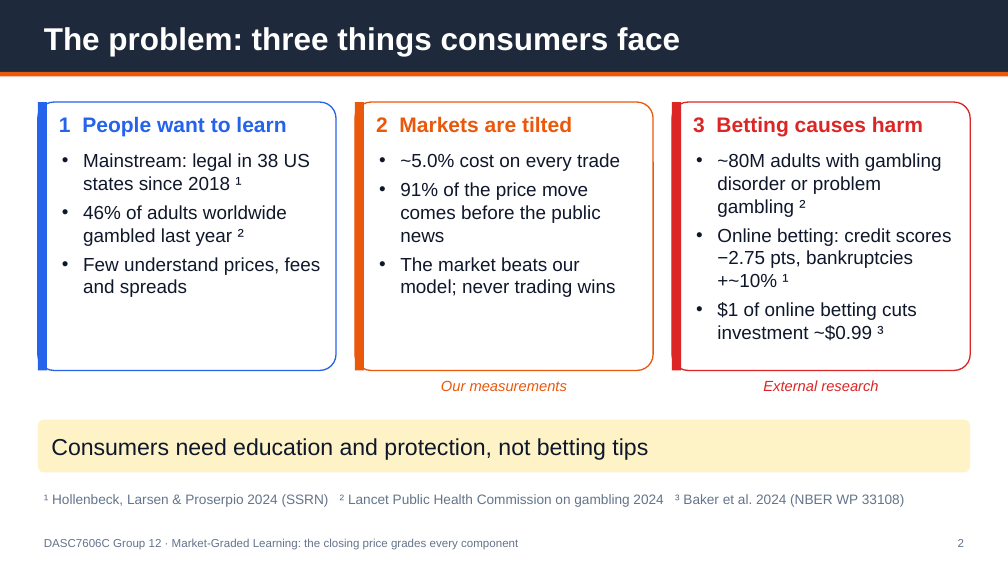
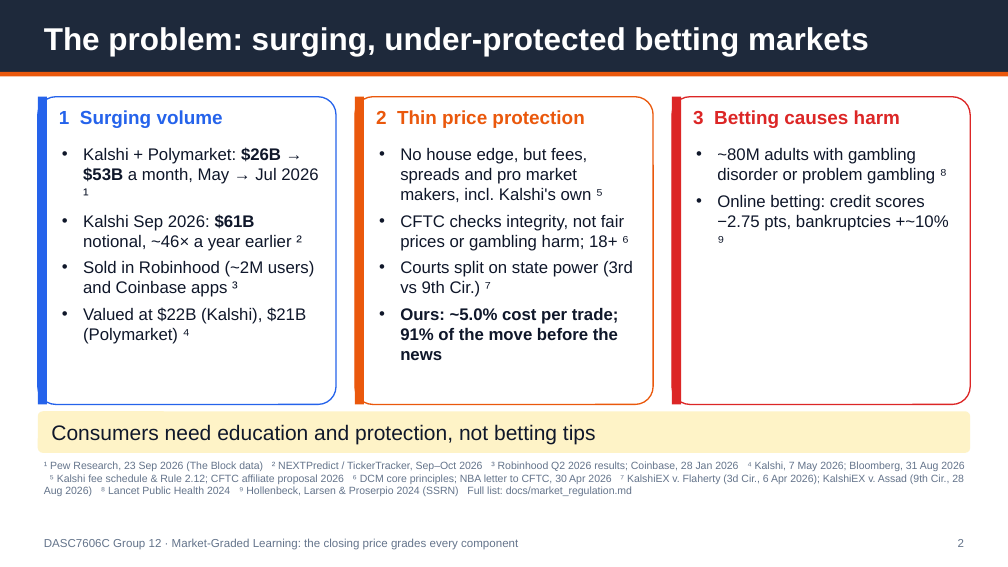
Before and after one commit to Michaelyzr/nba-agent, a slide deck: slide 2 of presentation/nba_agent_deck.pptx. Drawn at 1008x567 pixels with LibreOffice and Linux fonts; fonts in the diff are those of the drawing. Boxes give left, top, right and bottom in pixels: in the first picture for what was removed or moved away, otherwise in the second. Text is boxed around its words. In the diff, an @@ line names an element or a change of style, - is before the commit and + after.

```diff
--- a/presentation/nba_agent_deck.pptx
+++ b/presentation/nba_agent_deck.pptx
@@ text at (44,27,869,56): text changed @@
-The problem: three things consumers face
+The problem: surging, under-protected betting markets
@@ rounded rectangle: place and size @@
-rounded rectangle at (38,102,336,371)
+rounded rectangle at (38,97,336,405)
@@ rectangle: place and size @@
-rectangle at (38,102,47,371)
+rectangle at (38,97,47,405)
@@ text at (59,110,223,128): text changed; size 20 to 18 pt @@
-1 People want to learn
+1 Surging volume
@@ rounded rectangle: place and size @@
-rounded rectangle at (355,102,653,371)
+rounded rectangle at (355,97,653,405)
@@ rectangle: place and size @@
-rectangle at (355,102,364,371)
+rectangle at (355,97,364,405)
@@ text at (376,110,584,128): text changed; size 20 to 18 pt @@
-2 Markets are tilted
+2 Thin price protection
@@ rounded rectangle: place and size @@
-rounded rectangle at (672,102,970,371)
+rounded rectangle at (672,97,970,405)
@@ rectangle: place and size @@
-rectangle at (672,102,681,371)
+rectangle at (672,97,681,405)
@@ text "3 Betting causes harm" at (693,110,900,128): size 20 to 18 pt @@
@@ text at (83,147,318,344): text changed; size 18 to 16 pt @@
-• Mainstream: legal in 38 US states since 2018 ¹
-• 46% of adults worldwide gambled last year ²
-• Few understand prices, fees and spreads
+• Kalshi + Polymarket: $26B → $53B a month, May → Jul 2026 ¹
+• Kalshi Sep 2026: $61B notional, ~46× a year earlier ²
+• Sold in Robinhood (~2M users) and Coinbase apps ³
+• Valued at $22B (Kalshi), $21B (Polymarket) ⁴
@@ text at (400,148,633,360): text changed; size 18 to 16 pt @@
-• ~5.0% cost on every trade
-• 91% of the price move comes before the public news
-• The market beats our model; never trading wins
+• No house edge, but fees, spreads and pro market makers, incl. Kalshi's own ⁵
+• CFTC checks integrity, not fair prices or gambling harm; 18+ ⁶
+• Courts split on state power (3rd vs 9th Cir.) ⁷
+• Ours: ~5.0% cost per trade; 91% of the move before the news
@@ text at (717,148,949,243): text changed; size 18 to 16 pt @@
-• ~80M adults with gambling disorder or problem gambling ²
-• Online betting: credit scores −2.75 pts, bankruptcies +~10% ¹
-• $1 of online betting cuts investment ~$0.99 ³
+• ~80M adults with gambling disorder or problem gambling ⁸
+• Online betting: credit scores −2.75 pts, bankruptcies +~10% ⁹
@@ text removed at (441,380,567,391) @@
-Our measurements
@@ text removed at (763,380,878,391) @@
-External research
@@ rounded rectangle: place and size @@
-rounded rectangle at (38,420,970,473)
+rounded rectangle at (38,411,970,453)
@@ text "Consumers need education and protection, ...": place and size @@
-text "Consumers need education and protection, ..." at (51,438,648,460)
+text "Consumers need education and protection, ..." at (51,424,596,444)
@@ text "Consumers need education and protection, ..." at (51,424,596,444): size 22 to 20 pt @@
@@ text added at (44,461,964,496), 10 pt, text #64748B @@
+¹ Pew Research, 23 Sep 2026 (The Block data) ² NEXTPredict / TickerTracker, Sep–Oct 2026 ³ Robinhood Q2 2026 results; Coinbase, 28 Jan 2026 ⁴ Kalshi, 7 May 2026; Bloomberg, 31 Aug 2026 ⁵ Kalshi fee schedule & Rule 2.12; CFTC affiliate proposal 2026 ⁶ DCM core principles; NBA letter to CFTC, 30 Apr 2026 ⁷ KalshiEX v. Flaherty (3d Cir., 6 Apr 2026); KalshiEX v. Assad (9th Cir., 28 Aug 2026) ⁸ Lancet Public Health 2024 ⁹ Hollenbeck, Larsen & Proserpio 2024 (SSRN) Full list: docs/market_regulation.md
@@ text removed at (44,494,904,507) @@
-¹ Hollenbeck, Larsen & Proserpio 2024 (SSRN) ² Lancet Public Health Commission on gambling 2024 ³ Baker et al. 2024 (NBER WP 33108)
```
Also in this commit, not shown: 4 other files.
